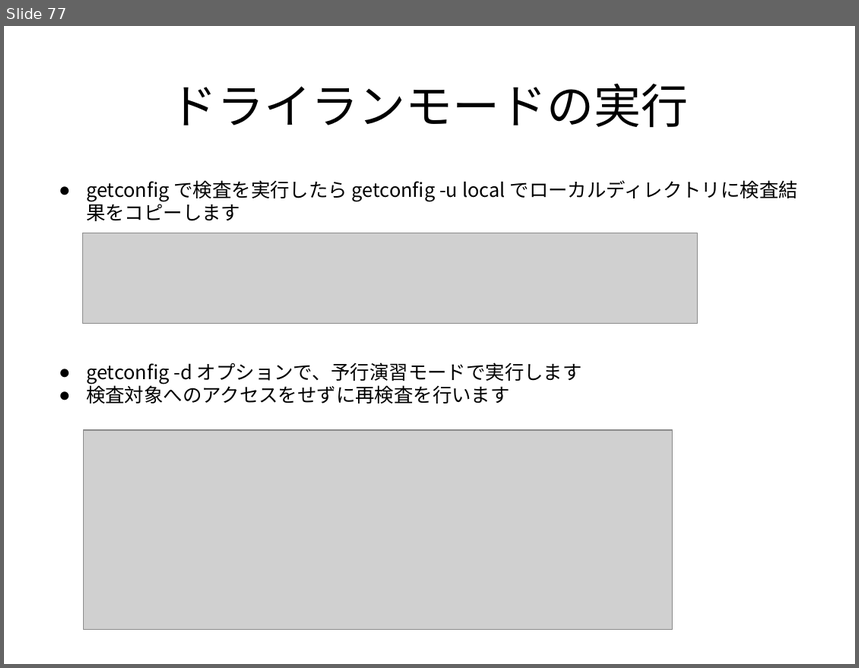
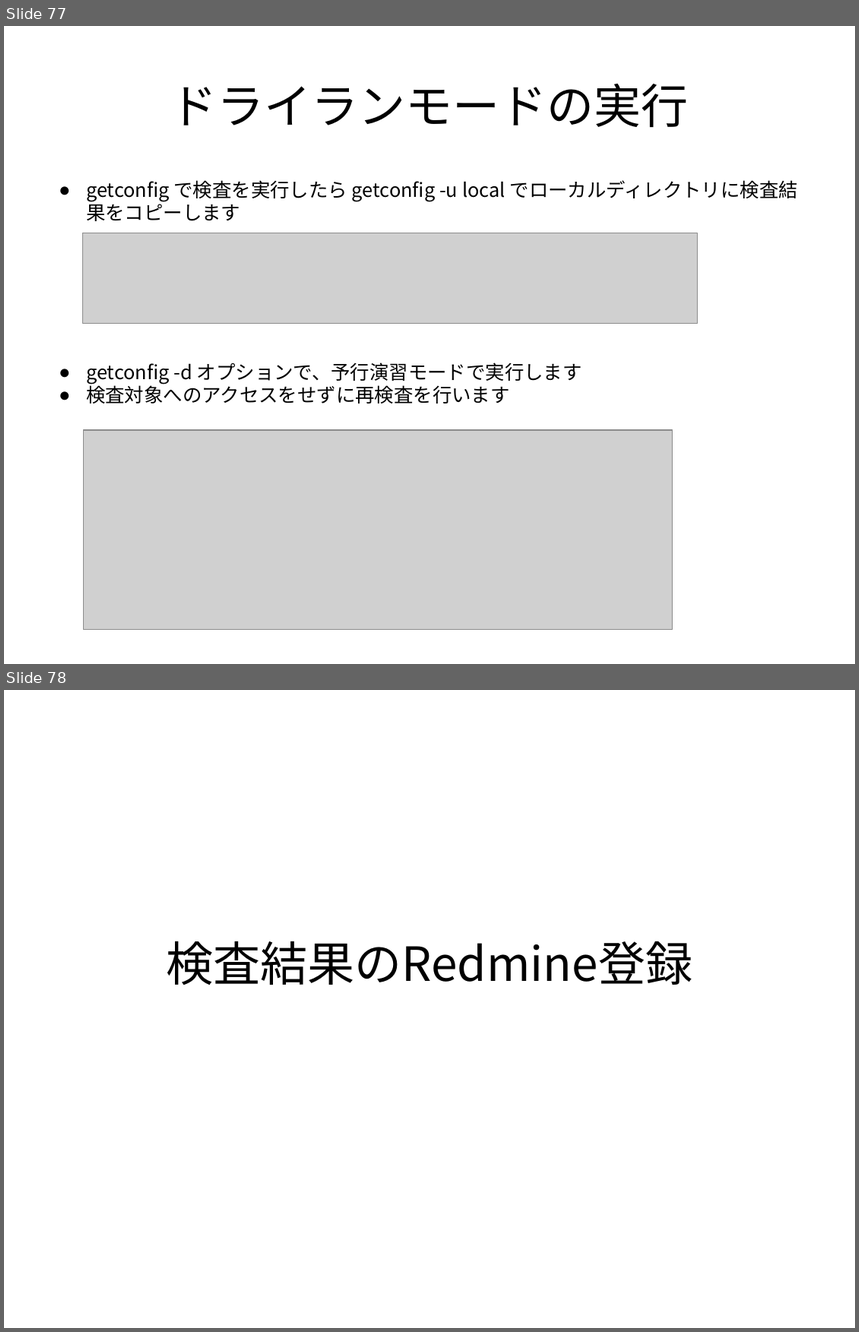
Before and after one commit to frsw3nr/gradle-server-acceptance, a slide deck: docs/jp/tutorial_test_pc.pptx. Shown one above the other, each under a label of ours: slide 77 before the commit, slides 77 and 78 after it. The pictures are 859x668 and 859x1332 pixels, drawn with LibreOffice and Linux fonts; fonts in the diff are those of the drawing; grey boxes stand for pictures. Boxes give left, top, right and bottom in pixels: in the first picture for what was removed or moved away, otherwise in the second. Text is boxed around its words. In the diff, an @@ line names an element or a change of style, - is before the commit and + after.

```diff
--- a/docs/jp/tutorial_test_pc.pptx
+++ b/docs/jp/tutorial_test_pc.pptx
@@ slide 78 added at (x1=4, y1=690, x2=855, y2=1328), background #FFFFFF @@
@@ text added at (x1=166, y1=942, x2=693, y2=985), 44 pt, text #000000 @@
+検査結果のRedmine登録
```
Also in this commit, not shown: 3 slides changed, 4 other slides added, 2 other files.
